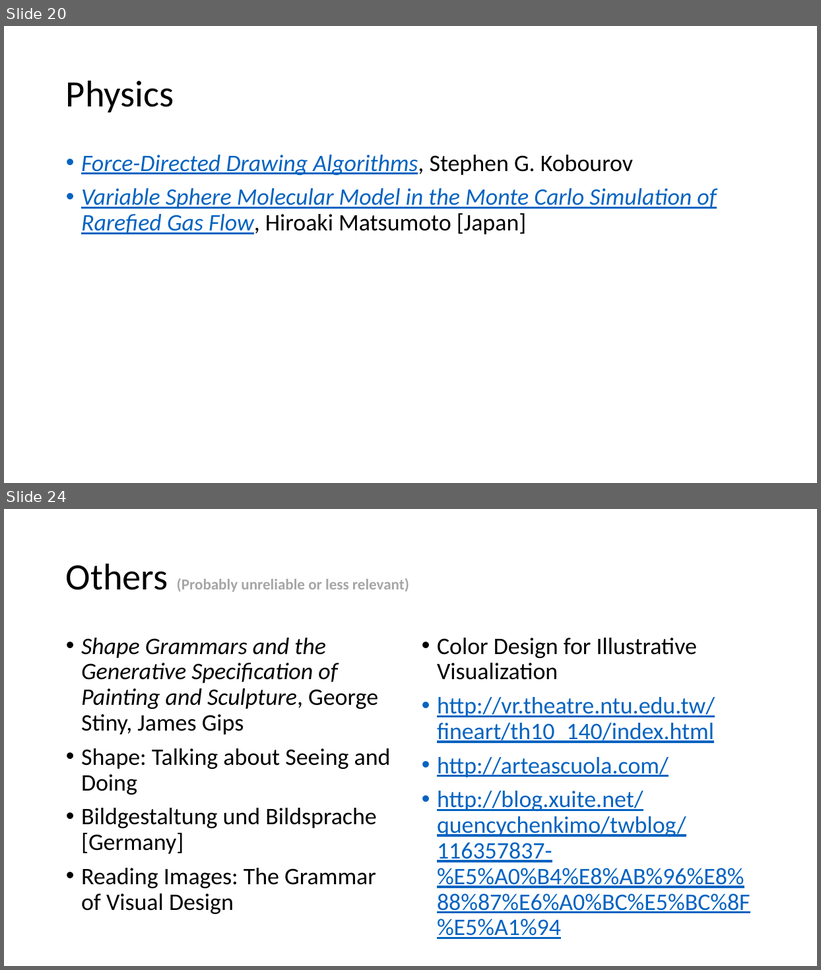
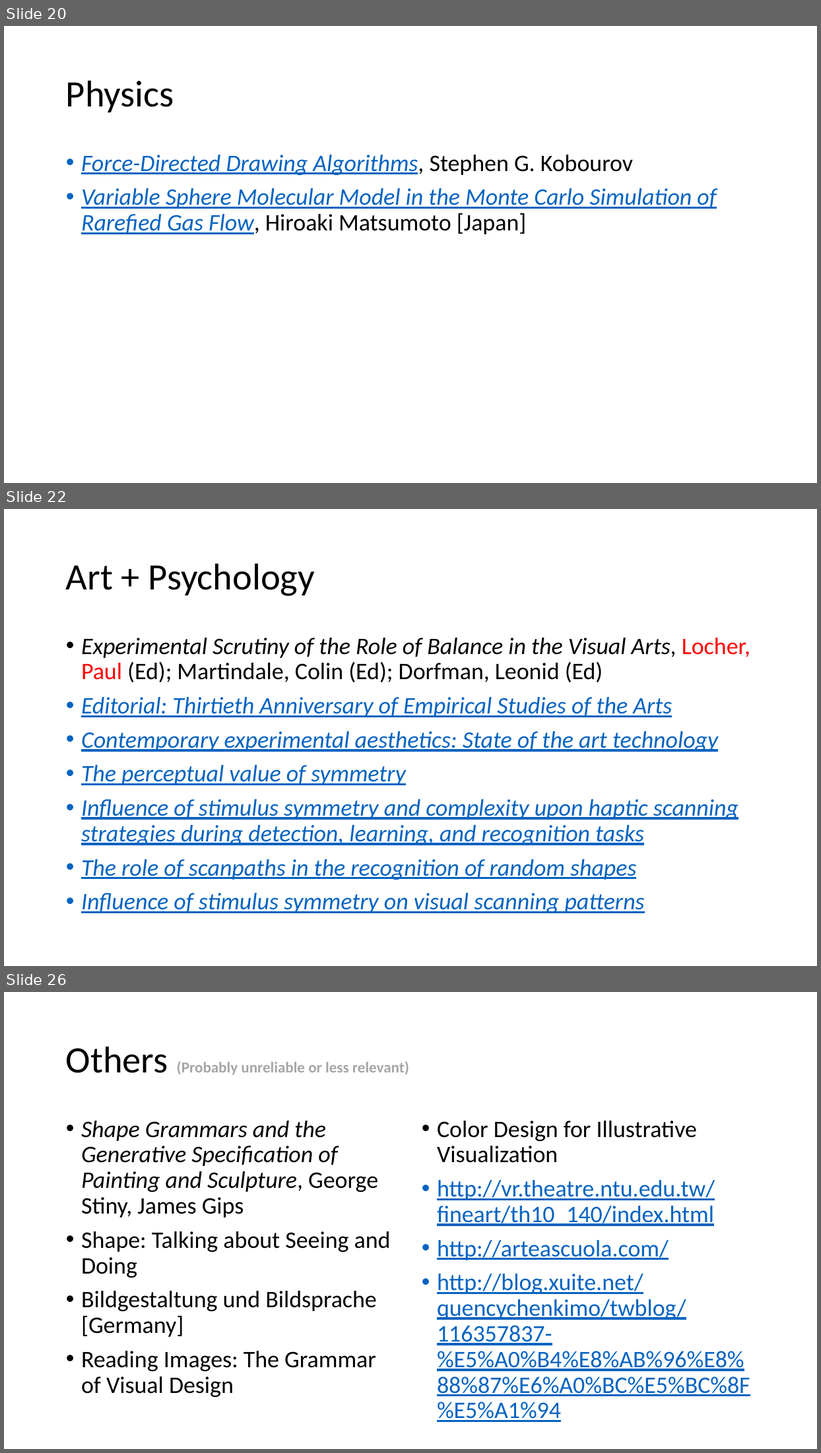
Before and after one commit to PatriciaXiao/Conclusion, a slide deck: Conclusion.pptx. Shown one above the other, each under a label of ours: slides 20 and 24 before the commit, slides 20, 22 and 26 after it; the slides between them are not shown. The pictures are 821x970 and 821x1453 pixels, drawn with LibreOffice and Linux fonts; fonts in the diff are those of the drawing. Boxes give left, top, right and bottom in pixels: in the first picture for what was removed or moved away, otherwise in the second. Text is boxed around its words. In the diff, an @@ line names an element or a change of style, - is before the commit and + after.

Commit message:
11252015
some work of Paul Locher added

```diff
--- a/Conclusion.pptx
+++ b/Conclusion.pptx
@@ slide 22 added at box(4, 509, 817, 966), background #FFFFFF @@
@@ title added at box(66, 563, 315, 596), 44 pt, text #000000 @@
+Art + Psychology
@@ text added at box(81, 638, 750, 914), 28 pt, text #0563C1, italic, underline @@
+• Experimental Scrutiny of the Role of Balance in the Visual Arts, Locher, Paul (Ed); Martindale, Colin (Ed); Dorfman, Leonid (Ed)
+• Editorial: Thirtieth Anniversary of Empirical Studies of the Arts
+• Contemporary experimental aesthetics: State of the art technology
+• The perceptual value of symmetry
+• Influence of stimulus symmetry and complexity upon haptic scanning strategies during detection, learning, and recognition tasks
+• The role of scanpaths in the recognition of random shapes
+• Influence of stimulus symmetry on visual scanning patterns
@@ what was slide 24 is now slide 26 @@
```
Also in this commit, not shown: 4 slides changed, 1 other slide added, 13 other files.
